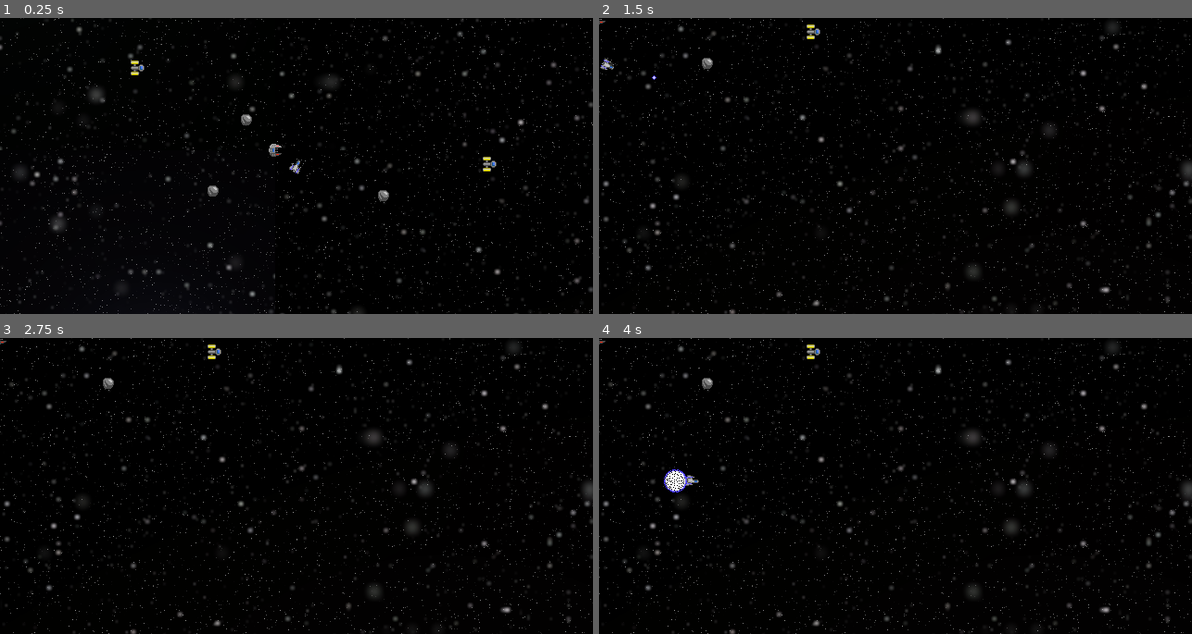
Above: before the commit, frames 1-4 (two rows, left to right).
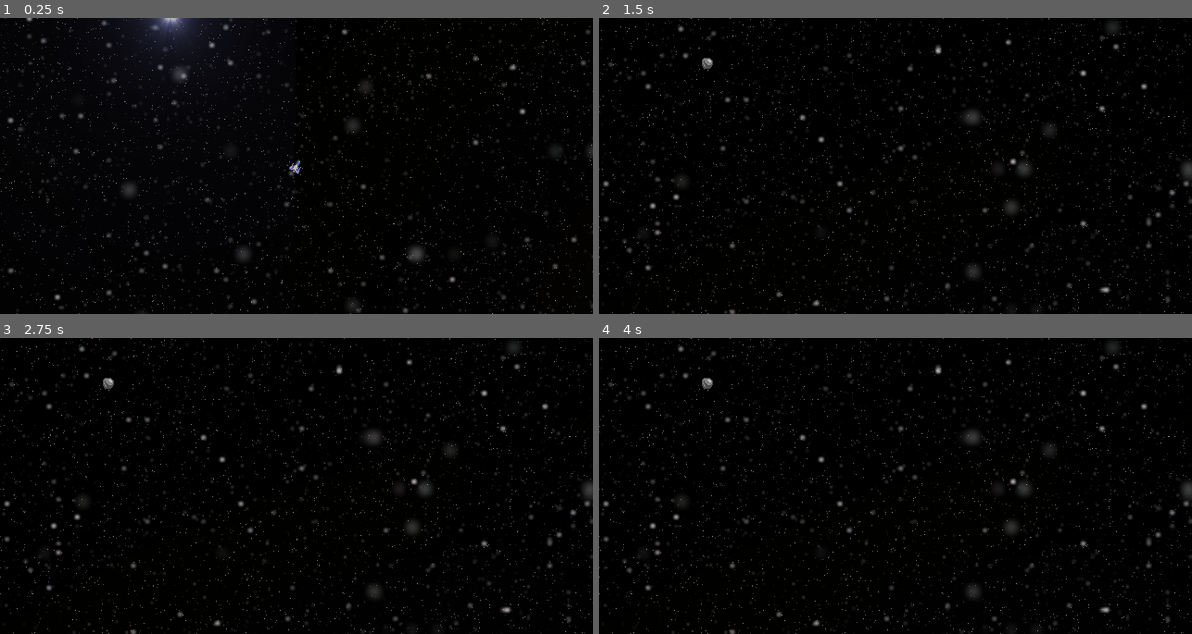
Above: after the commit, the same moments.

Repository: vYORKv/Sector-Flashpoint
Game: Godot game, scene res://Scenes/Game.tscn
Two runs of this game, one before a commit and one after it. Both use one fixed random seed, a clock stepped at 60 frames per second and the inputs below. Sound files missing from this copy of the repository are replaced by a short silence.
Inputs (mouse positions are in pixels of both pictures, inside the frame that each line leads up to):
- Up to frame 1 (0.25 s): no input
- Up to frame 2 (1.5 s): tap Enter (ui_accept) at 0.5, 0.77 s; move the mouse to (1025, 151) at 0.52 s; hold D (strafe_right) 0.53-1.28 s; hold F (combat_speed) 0.53-1.28 s; move the mouse to (776, 180) at 1.27 s; hold S (reverse) from 1.28 s (still down); click (776, 180) at 1.35 s
- Up to frame 3 (2.75 s): tap Enter (ui_accept) at 1.52 s; move the mouse to (355, 420) at 2.02 s; release S (reverse) at 2.03 s; hold D (strafe_right) from 2.03 s (still down); hold F (combat_speed) from 2.03 s (still down)
- Up to frame 4 (4 s): tap Enter (ui_accept) at 2.75, 3.02, 3.77 s; move the mouse to (865, 545) at 2.77 s; release D (strafe_right) at 2.78 s; release F (combat_speed) at 2.78 s; hold W (forward) 2.78-3.53 s; click (865, 545) at 2.85 s; move the mouse to (1073, 530) at 3.52 s; hold A (strafe_left) from 3.53 s (still down); hold F (combat_speed) from 3.53 s (still down)

The runs differ from the first frame. In frame 1, 7.8% of the frame differs, in the area x 0-100%, y 0-100%; in frame 2, 0.1%; in frame 3, less than 0.1%; in frame 4, 0.3%.
Error in both runs: Attempt to call function 'queue_free' in base 'null instance' on a null instance. (res://Scripts/Player.gd:124)

Commit message:
AI Movement and Tracking
+Enemy ship now tracks targets. +Enemy ship moves towards the target's flank while maintaining tracking. +Adjusted shield values for ship classes. +Resized flanks. +Created player spawn for Game Launch scene. +Fixed typo with wrong sprites being selected for blue ships.

Diff:
--- a/Scenes/Actors/Player.tscn
+++ b/Scenes/Actors/Player.tscn
@@ -8,6 +8,7 @@
 [ext_resource path="res://Audio/SFX/ShipFX/bump.wav" type="AudioStream" id=6]
 
 [sub_resource type="RectangleShape2D" id=1]
+extents = Vector2( 6.16667, 10 )
 
 [node name="Player" type="KinematicBody2D"]
 script = ExtResource( 1 )
@@ -61,6 +62,6 @@
 collision_mask = 16
 
 [node name="CollisionShape2D" type="CollisionShape2D" parent="Flank"]
-position = Vector2( -40, 0 )
+position = Vector2( -51.5, 0 )
 scale = Vector2( 3, 1.5 )
 shape = SubResource( 1 )
--- a/Scenes/Actors/Ship.tscn
+++ b/Scenes/Actors/Ship.tscn
@@ -18,28 +18,29 @@
 
 [sub_resource type="SpriteFrames" id=2]
 animations = [ {
+"frames": [ ExtResource( 10 ), ExtResource( 13 ), ExtResource( 5 ) ],
+"loop": true,
+"name": "green",
+"speed": 12.0
+}, {
 "frames": [ ExtResource( 11 ), ExtResource( 8 ), ExtResource( 6 ) ],
 "loop": true,
 "name": "blue",
 "speed": 12.0
 }, {
-"frames": [ ExtResource( 10 ), ExtResource( 13 ), ExtResource( 5 ) ],
+"frames": [ ExtResource( 12 ), ExtResource( 7 ), ExtResource( 9 ) ],
 "loop": true,
-"name": "green",
+"name": "yellow",
 "speed": 12.0
 }, {
 "frames": [ ExtResource( 3 ), ExtResource( 2 ), ExtResource( 1 ) ],
 "loop": true,
 "name": "red",
 "speed": 12.0
-}, {
-"frames": [ ExtResource( 12 ), ExtResource( 7 ), ExtResource( 9 ) ],
-"loop": true,
-"name": "yellow",
-"speed": 12.0
 } ]
 
 [sub_resource type="RectangleShape2D" id=3]
+extents = Vector2( 6.16667, 10 )
 
 [sub_resource type="CircleShape2D" id=4]
 
@@ -73,7 +74,7 @@
 [node name="Flank" type="Area2D" parent="."]
 
 [node name="CollisionShape2D" type="CollisionShape2D" parent="Flank"]
-position = Vector2( -40, 0 )
+position = Vector2( -51.5, 0 )
 scale = Vector2( 3, 1.5 )
 shape = SubResource( 3 )
 
--- a/Scenes/Game.tscn
+++ b/Scenes/Game.tscn
@@ -1,6 +1,5 @@
-[gd_scene load_steps=5 format=2]
+[gd_scene load_steps=4 format=2]
 
-[ext_resource path="res://Scenes/Actors/Player.tscn" type="PackedScene" id=1]
 [ext_resource path="res://Scripts/GameLaunch.gd" type="Script" id=2]
 [ext_resource path="res://Graphics/Starfield/starfield_alpha.png" type="Texture" id=3]
 
@@ -30,9 +29,6 @@
 [node name="GameLaunch" type="Node" parent="."]
 script = ExtResource( 2 )
 
-[node name="Player" parent="GameLaunch" instance=ExtResource( 1 )]
-position = Vector2( 23.2238, 16.856 )
-
 [node name="AsteroidSpawn1" type="Node2D" parent="GameLaunch"]
 position = Vector2( -67, 44 )
 
@@ -56,3 +52,6 @@
 
 [node name="ShipSpawn5" type="Node2D" parent="GameLaunch"]
 position = Vector2( -169, 84 )
+
+[node name="PlayerSpawn" type="Node2D" parent="GameLaunch"]
+position = Vector2( 1, 415 )
--- a/Scripts/GameLaunch.gd
+++ b/Scripts/GameLaunch.gd
@@ -5,6 +5,7 @@
 const AST_SM = preload("res://Scenes/Objects/AsteroidSmall.tscn")
 const CROSSHAIR = preload("res://Graphics/UI/green_crosshair.png")
 const SHIP = preload("res://Scenes/Actors/Ship.tscn")
+const PLAYER = preload("res://Scenes/Actors/Player.tscn")
 
 onready var AS1 = $AsteroidSpawn1
 onready var AS2 = $AsteroidSpawn2
@@ -14,10 +15,14 @@
 onready var SS3 = $ShipSpawn3
 onready var SS4 = $ShipSpawn4
 onready var SS5 = $ShipSpawn5
+onready var PS = $PlayerSpawn
 
 func _ready():
-	var dummy = DUMMY.instance()
-	add_child(dummy)
+	var player = PLAYER.instance()
+	add_child(player)
+	player.position = PS.global_position
+#	var dummy = DUMMY.instance()
+#	add_child(dummy)
 	var a1 = AST_SM.instance()
 	var a2 = AST_SM.instance()
 	var a3 = AST_SM.instance()
@@ -27,14 +32,14 @@
 	a1.position = AS1.global_position
 	a2.position = AS2.global_position
 	a3.position = AS3.global_position
-	var design_ship = DESIGN_SHIP.instance()
-	add_child(design_ship)
-	design_ship.position = SS1.global_position
+#	var design_ship = DESIGN_SHIP.instance()
+#	add_child(design_ship)
+#	design_ship.position = SS1.global_position
 	Input.set_custom_mouse_cursor(CROSSHAIR)
 
-#	ShipSpawner("fighter", "yellow", SS2.global_position)
+	ShipSpawner("fighter", "yellow", SS2.global_position)
 #	ShipSpawner("frigate", "yellow", SS3.global_position)
-	ShipSpawner("bomber", "yellow", SS4.global_position)
+#	ShipSpawner("bomber", "yellow", SS4.global_position)
 #	ShipSpawner("bomber", "blue", SS5.global_position)
 
 func ShipSpawner(type, alliance, spawn):
--- a/Scripts/Player.gd
+++ b/Scripts/Player.gd
@@ -3,7 +3,7 @@
 
 const ACCELERATION = 5
 const FRICTION = 4
-const SPEED = 10
+#const SPEED = 10
 const TURN_SPEED = 0.2
 
 var velocity = Vector2.ZERO
--- a/Scripts/Ship.gd
+++ b/Scripts/Ship.gd
@@ -1,7 +1,20 @@
 extends KinematicBody2D
 
+const ACCELERATION = 5
+const FRICTION = 4
+const TURN_SPEED = 0.2
+
+enum {
+	SEARCH,
+	MOVE
+}
+
+var state = SEARCH
+var target = null
+
+var velocity = Vector2.ZERO
 var hitpoints = 1
-var shields = 3
+var shields = 0
 var shields_active = true
 var alliance = ""
 var type = ""
@@ -22,9 +35,9 @@
 var gbo_poly = PoolVector2Array([Vector2(1, 7), Vector2(3, 6), Vector2(6, 3), Vector2(6, -3), Vector2(3, -6), Vector2(1, -7), Vector2(-4, -7), Vector2(-4, -5), Vector2(-5, -3), Vector2(-5, 3), Vector2(-4, 5), Vector2(-4, 7)])
 var ybo_poly = PoolVector2Array([Vector2(2, 8), Vector2(2, 4), Vector2(6, 4), Vector2(8, 2), Vector2(8, -2), Vector2(6, -4), Vector2(2, -4), Vector2(2, -8), Vector2(-7, -8), Vector2(-7, 8)])
 
-const BlUE_FIGHTER = preload("res://Graphics/Ships/Blue_Ships/blue_fighter.png")
-const BlUE_FRIGATE = preload("res://Graphics/Ships/Blue_Ships/blue_frigate.png")
-const BlUE_BOMBER = preload("res://Graphics/Ships/Blue_Ships/blue_bomber.png")
+const BLUE_FIGHTER = preload("res://Graphics/Ships/Blue_Ships/blue_fighter.png")
+const BLUE_FRIGATE = preload("res://Graphics/Ships/Blue_Ships/blue_frigate.png")
+const BLUE_BOMBER = preload("res://Graphics/Ships/Blue_Ships/blue_bomber.png")
 const RED_FIGHTER = preload("res://Graphics/Ships/Red_Ships/red_fighter.png")
 const RED_FRIGATE = preload("res://Graphics/Ships/Red_Ships/red_frigate.png")
 const RED_BOMBER = preload("res://Graphics/Ships/Red_Ships/red_bomber.png")
@@ -46,6 +59,28 @@
 
 func _ready():
 	SetStats()
+
+func _physics_process(delta):
+#	var target_position = Vector2(5,5)
+#	var direction = (target_position - self.position).normalized()
+	if target:
+		var target_flank = target.get_node("Flank/CollisionShape2D")
+		var t_flank_pos = target_flank.global_position
+		var target_position = target.global_position
+		var direction = (t_flank_pos - self.position).normalized()
+		velocity = velocity.move_toward(direction * max_speed, ACCELERATION * delta)
+		look_at(target_position)
+	var collision = move_and_collide(velocity)
+	if collision:
+		velocity = velocity.bounce(collision.normal)
+#		BumpSFX.play()
+
+	match state:
+		SEARCH:
+			pass
+		MOVE:
+			pass
+#	velocity = velocity.move_toward(direction * max_speed, ACCELERATION * delta)
 
 func hit(bullet):
 	if shields_active:
@@ -77,6 +112,7 @@
 	if type == "fighter":
 		max_speed = 3
 		fire_rate = 0
+		shields = 2
 		if alliance == "red":
 			ShipPolygon.set_polygon(rfi_poly)
 			HurtPolygon.set_polygon(rfi_poly)
@@ -84,7 +120,7 @@
 		elif alliance == "blue":
 			ShipPolygon.set_polygon(bfi_poly)
 			HurtPolygon.set_polygon(bfi_poly)
-			ShipSprite.set_texture(BlUE_FIGHTER)
+			ShipSprite.set_texture(BLUE_FIGHTER)
 		elif alliance == "green":
 			ShipPolygon.set_polygon(gfi_poly)
 			HurtPolygon.set_polygon(gfi_poly)
@@ -96,6 +132,7 @@
 	elif type == "frigate":
 		max_speed = 3
 		fire_rate = 0
+		shields = 2
 		if alliance == "red":
 			ShipPolygon.set_polygon(rfr_poly)
 			HurtPolygon.set_polygon(rfr_poly)
@@ -103,7 +140,7 @@
 		elif alliance == "blue":
 			ShipPolygon.set_polygon(bfr_poly)
 			HurtPolygon.set_polygon(bfr_poly)
-			ShipSprite.set_texture(BlUE_FRIGATE)
+			ShipSprite.set_texture(BLUE_FRIGATE)
 		elif alliance == "green":
 			ShipPolygon.set_polygon(gfr_poly)
 			HurtPolygon.set_polygon(gfr_poly)
@@ -115,6 +152,7 @@
 	elif type == "bomber":
 		max_speed = 3
 		fire_rate = 0
+		shields = 3
 		if alliance == "red":
 			ShipPolygon.set_polygon(rbo_poly)
 			HurtPolygon.set_polygon(rbo_poly)
@@ -122,7 +160,7 @@
 		elif alliance == "blue":
 			ShipPolygon.set_polygon(bbo_poly)
 			HurtPolygon.set_polygon(bbo_poly)
-			ShipSprite.set_texture(BlUE_BOMBER)
+			ShipSprite.set_texture(BLUE_BOMBER)
 		elif alliance == "green":
 			ShipPolygon.set_polygon(gbo_poly)
 			HurtPolygon.set_polygon(gbo_poly)
@@ -133,6 +171,6 @@
 			ShipSprite.set_texture(YELLOW_BOMBER)
 
 func _on_DetectionRadius_area_entered(area):
-	print("detected")
 	var detected = area.get_parent()
-	print(detected.alliance)
+	if detected.alliance != self.alliance:
+		target = detected
